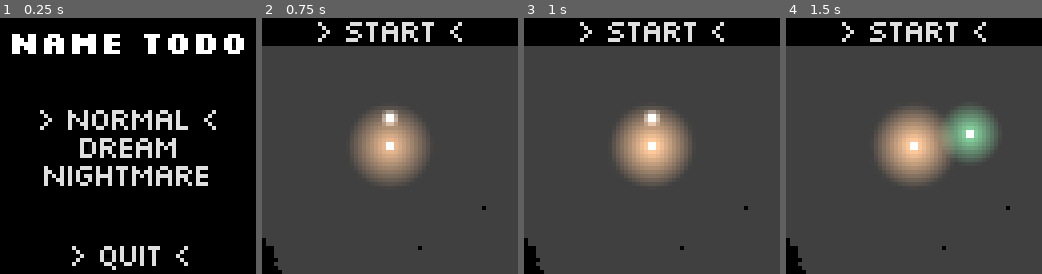
Above: before the commit, frames 1-4 (left to right).
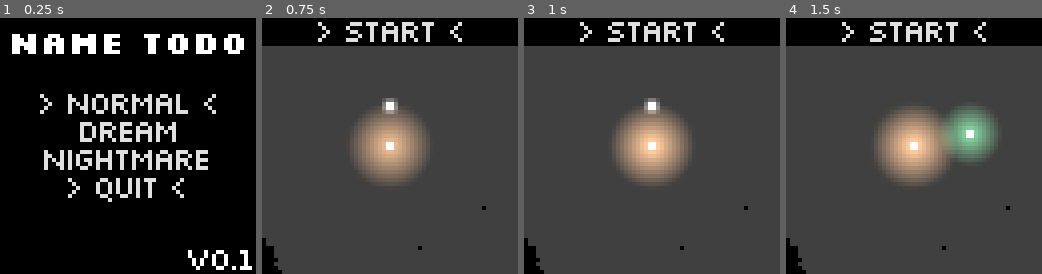
Above: after the commit, the same moments.

Repository: IceTyp/Voidvasion
Game: Godot game, scene res://src/user_interface/main_menu.tscn
Two runs of this game, one before a commit and one after it. Both use one fixed random seed, a clock stepped at 60 frames per second and the inputs below.
Inputs (mouse positions are in pixels of both pictures, inside the frame that each line leads up to):
- Up to frame 1 (0.25 s): no input
- Up to frame 2 (0.75 s): click "> Normal <" at 0.5 s
- Up to frame 3 (1 s): no input
- Up to frame 4 (1.5 s): tap Enter at 1.25 s; move the mouse to (970, 133) at 1.27 s; click (970, 133) at 1.42 s

The runs differ from the first frame. In frame 1, 11% of the frame differs, in the area x 15-99%, y 29-99%; in frame 2, 0.5%; in frame 3, 0.5%; in frame 4, nothing differs.

Commit message:
add file for version

Diff:
--- /dev/null
+++ b/godot/src/user_interface/label_version.gd
@@ -0,0 +1,7 @@
+extends Label
+
+
+func _ready() -> void:
+	var file := FileAccess.open("res://version.txt", FileAccess.READ)
+	text = "v%s" % file.get_line()
+	file.close()
--- a/godot/src/user_interface/main_menu.tscn
+++ b/godot/src/user_interface/main_menu.tscn
@@ -1,9 +1,10 @@
-[gd_scene load_steps=5 format=3 uid="uid://blyg4536s56p8"]
+[gd_scene load_steps=6 format=3 uid="uid://blyg4536s56p8"]
 
 [ext_resource type="Theme" uid="uid://b80yagb12wjpq" path="res://assets/theme/ui_theme.tres" id="1_88vo1"]
 [ext_resource type="Script" path="res://src/user_interface/main_menu.gd" id="2_fnyqp"]
 [ext_resource type="FontFile" uid="uid://cououee6e731f" path="res://assets/theme/Silkscreen/Silkscreen-Bold.ttf" id="2_xq8rd"]
 [ext_resource type="PackedScene" uid="uid://d366ijltpt61g" path="res://src/user_interface/button_quit.tscn" id="4_x1yb3"]
+[ext_resource type="Script" path="res://src/user_interface/label_version.gd" id="5_vxa2a"]
 
 [node name="MainMenu" type="Control"]
 process_mode = 3
@@ -56,6 +57,21 @@
 layout_mode = 2
 text = "Nightmare"
 
-[node name="ButtonQuit" parent="." instance=ExtResource("4_x1yb3")]
+[node name="ButtonQuit" parent="VBoxContainer" instance=ExtResource("4_x1yb3")]
+layout_mode = 2
+
+[node name="LabelVersion" type="Label" parent="."]
 layout_mode = 1
-offset_top = -8.0
+anchors_preset = 3
+anchor_left = 1.0
+anchor_top = 1.0
+anchor_right = 1.0
+anchor_bottom = 1.0
+offset_left = -40.0
+offset_top = -40.0
+grow_horizontal = 0
+grow_vertical = 0
+text = "v0.1"
+horizontal_alignment = 2
+vertical_alignment = 2
+script = ExtResource("5_vxa2a")
Not shown, added: godot/version.txt
